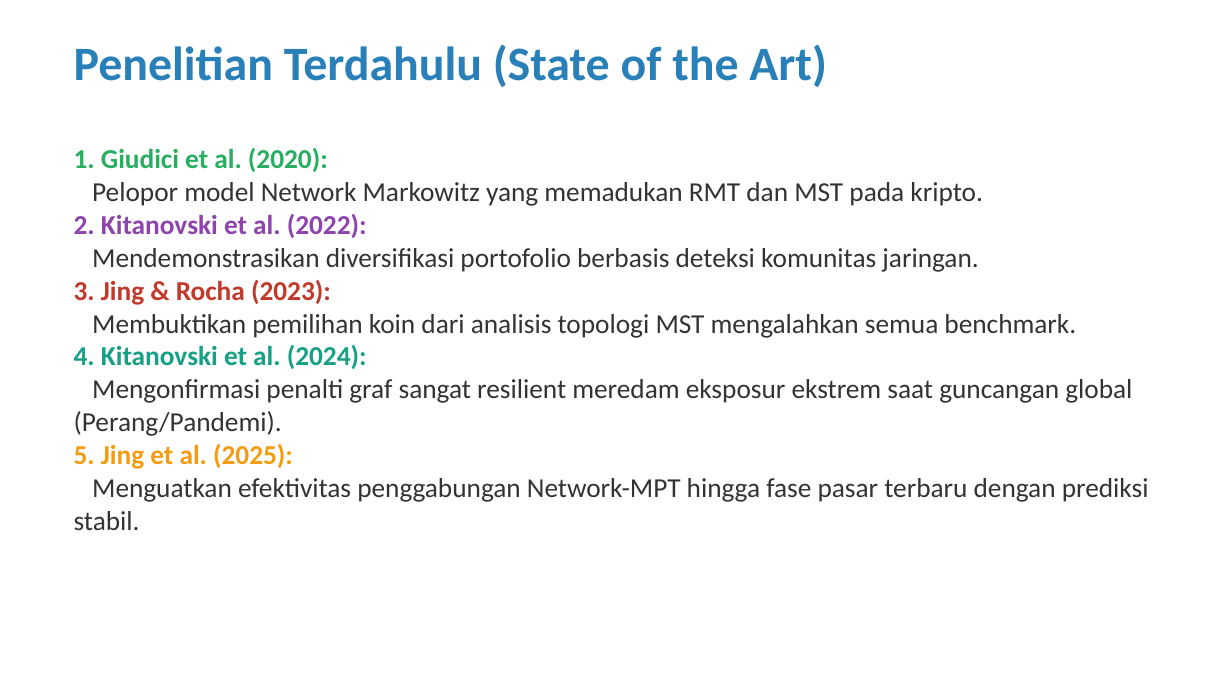
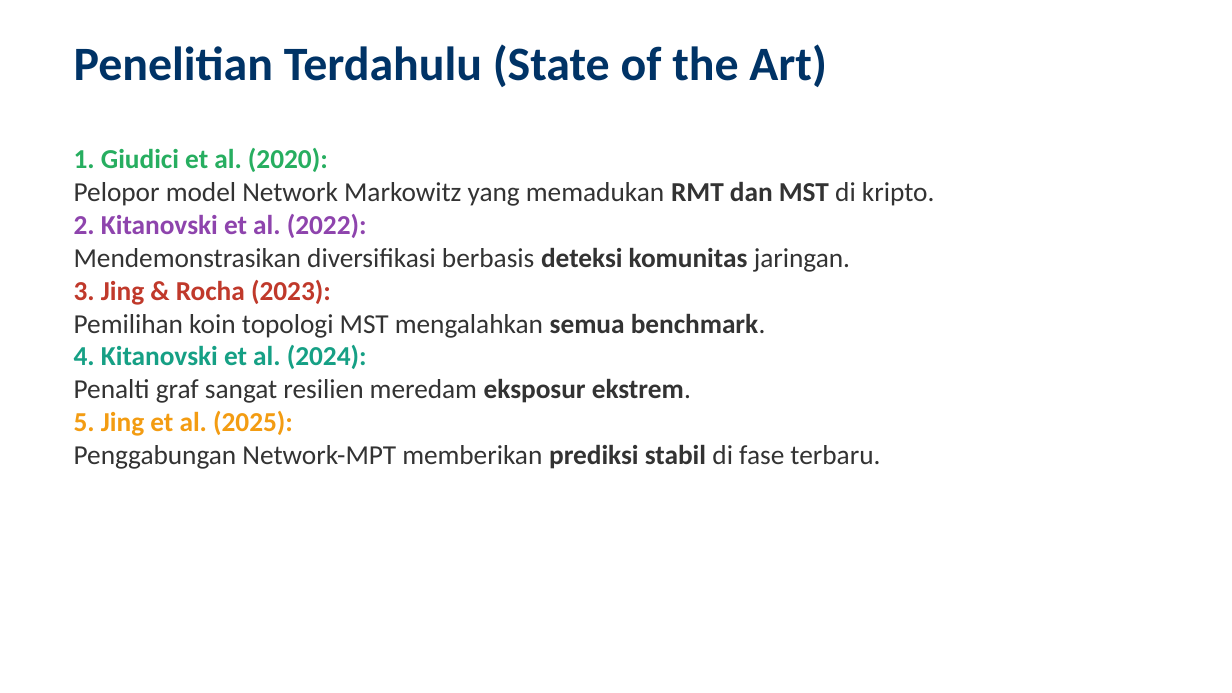
Before and after one commit to ragilrojo/RepoThesis, a slide deck: slide 5 of Presentasi_Proposal_Update.pptx. Drawn at 1232x693 pixels with LibreOffice and Linux fonts; fonts in the diff are those of the drawing. Boxes give left, top, right and bottom in pixels: in the first picture for what was removed or moved away, otherwise in the second. Text is boxed around its words. In the diff, an @@ line names an element or a change of style, - is before the commit and + after.

```diff
--- a/Presentasi_Proposal_Update.pptx
+++ b/Presentasi_Proposal_Update.pptx
@@ text "Penelitian Terdahulu (State of the ..." at <box>74,44,826,87</box>: text colour #2980B9 to #003366 @@
@@ text at <box>74,182,935,206</box>: text changed @@
-Pelopor model Network Markowitz yang memadukan RMT dan MST pada kripto.
+Pelopor model Network Markowitz yang memadukan RMT dan MST di kripto.
@@ text at <box>74,248,850,272</box>: text changed @@
-Mendemonstrasikan diversifikasi portofolio berbasis deteksi komunitas jaringan.
+Mendemonstrasikan diversifikasi berbasis deteksi komunitas jaringan.
@@ text at <box>74,314,766,338</box>: text changed @@
-Membuktikan pemilihan koin dari analisis topologi MST mengalahkan semua benchmark.
+Pemilihan koin topologi MST mengalahkan semua benchmark.
@@ text at <box>74,379,691,403</box>: text changed @@
-Mengonfirmasi penalti graf sangat resilient meredam eksposur ekstrem saat guncangan global (Perang/Pandemi).
+Penalti graf sangat resilien meredam eksposur ekstrem.
@@ text at <box>74,445,880,469</box>: text changed @@
-Menguatkan efektivitas penggabungan Network-MPT hingga fase pasar terbaru dengan prediksi stabil.
+Penggabungan Network-MPT memberikan prediksi stabil di fase terbaru.
```
Also in this commit, not shown: 23 other slides changed, 9 slides added, 1 other file.
